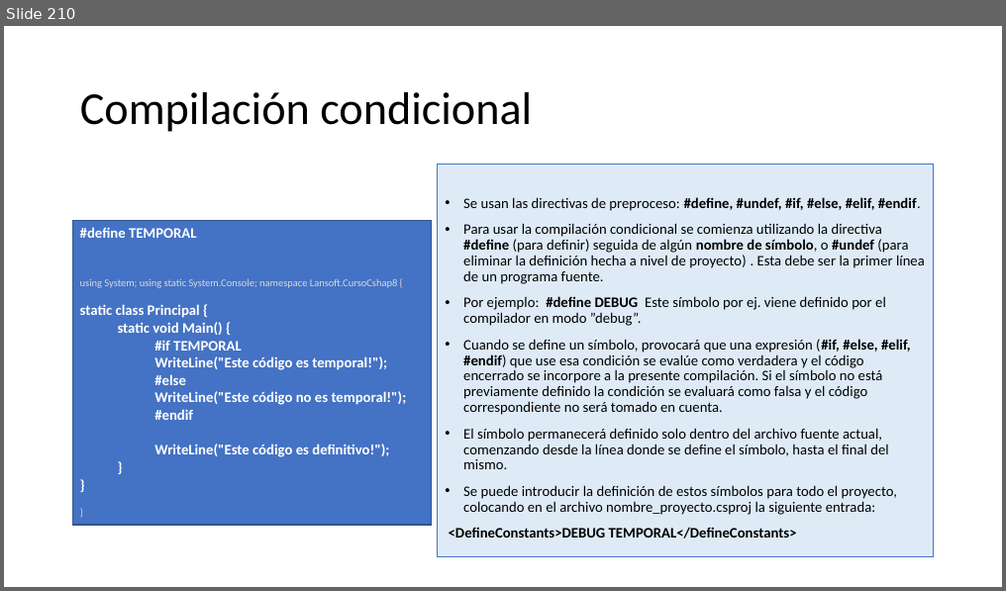
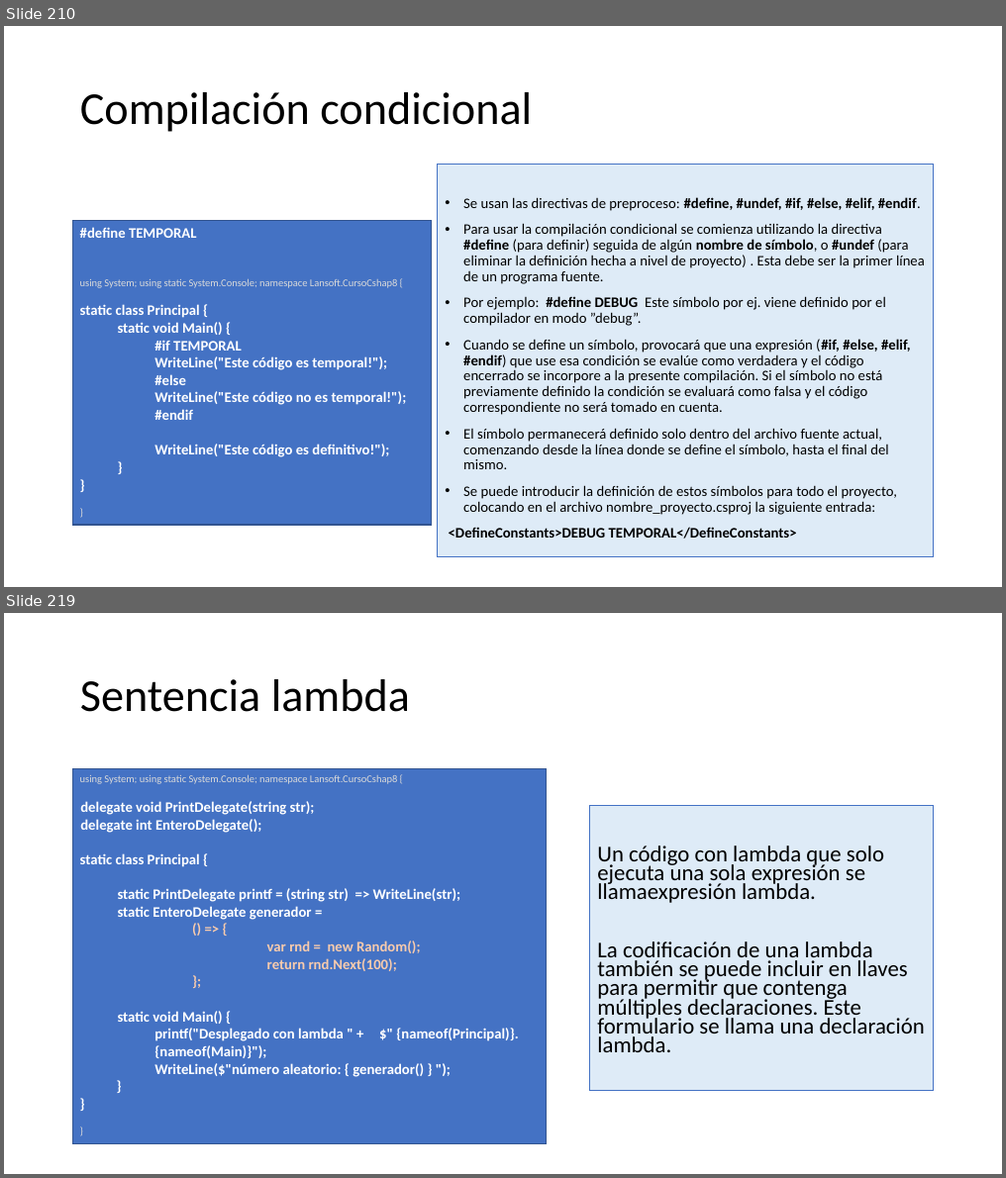
Before and after one commit to AlbertOsinaga/CursoCSharp__8, a slide deck: CSharpQuickReferencia.pptx. Shown one above the other, each under a label of ours: slide 210 before the commit, slides 210 and 219 after it; the slides between them are not shown. The pictures are 1006x591 and 1006x1178 pixels, drawn with LibreOffice and Linux fonts; fonts in the diff are those of the drawing. Boxes give left, top, right and bottom in pixels: in the first picture for what was removed or moved away, otherwise in the second. Text is boxed around its words. In the diff, an @@ line names an element or a change of style, - is before the commit and + after.

```diff
--- a/CSharpQuickReferencia.pptx
+++ b/CSharpQuickReferencia.pptx
@@ slide 219 added at (4,613,1002,1174), background #FFFFFF @@
@@ title added at (80,679,410,712), 44 pt, text #000000 @@
+Sentencia lambda
@@ rectangle added at (73,769,546,1146), fill #4472C4, outline #325491 1 pt, 14 pt, text #FFFFFF, bold @@
+using System; using static System.Console; namespace Lansoft.CursoCshap8 {
+  delegate void PrintDelegate(string str);
+  delegate int EnteroDelegate();
+static class Principal {
+  static PrintDelegate printf = (string str) => WriteLine(str);
+  static EnteroDelegate generador =
+  () => {
+  var rnd = new Random();
+  return rnd.Next(100);
+  };
+  static void Main() {
+    printf("Desplegado con lambda " + $" {nameof(Principal)}.{nameof(Main)}");
+    WriteLine($"número aleatorio: { generador() } ");
+    }
+}
+}
@@ text added at (590,805,934,1090), fill #DEEBF7, outline #4472C4 0.75 pt, 21.7 pt, text #000000 @@
+Un código con lambda que solo ejecuta una sola expresión se llamaexpresión lambda.
+La codificación de una lambda también se puede incluir en llaves para permitir que contenga múltiples declaraciones. Este formulario se llama una declaración lambda.
```
Also in this commit, not shown: 12 other slides added.
